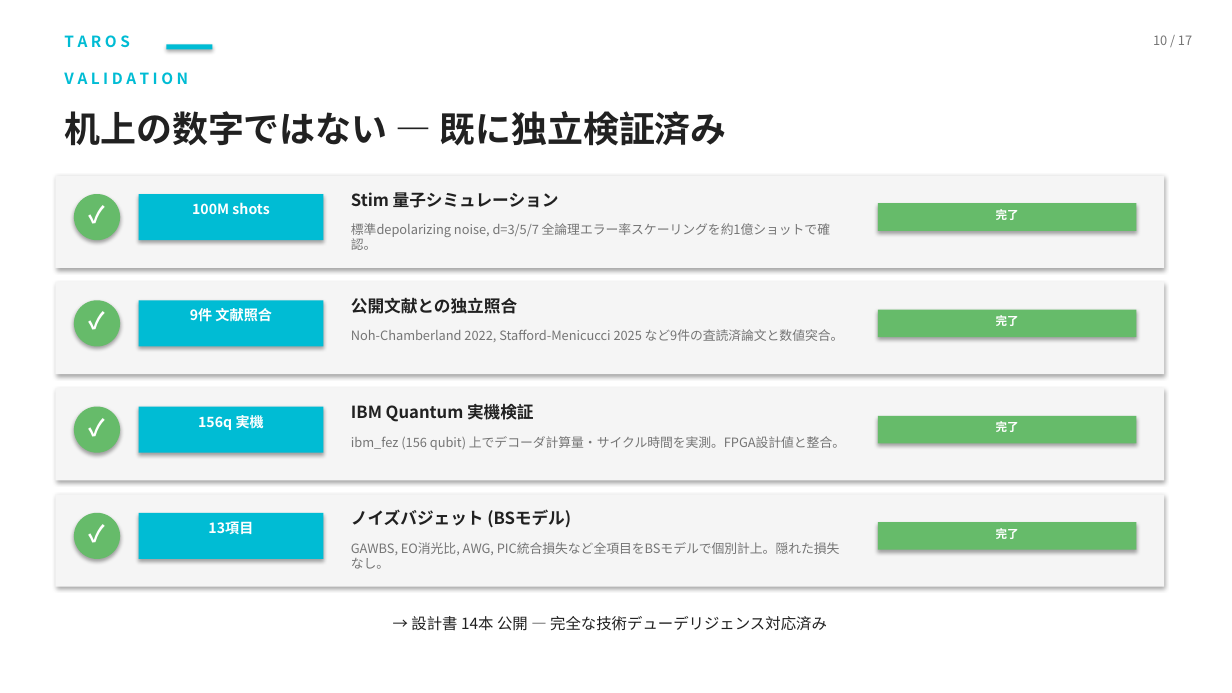
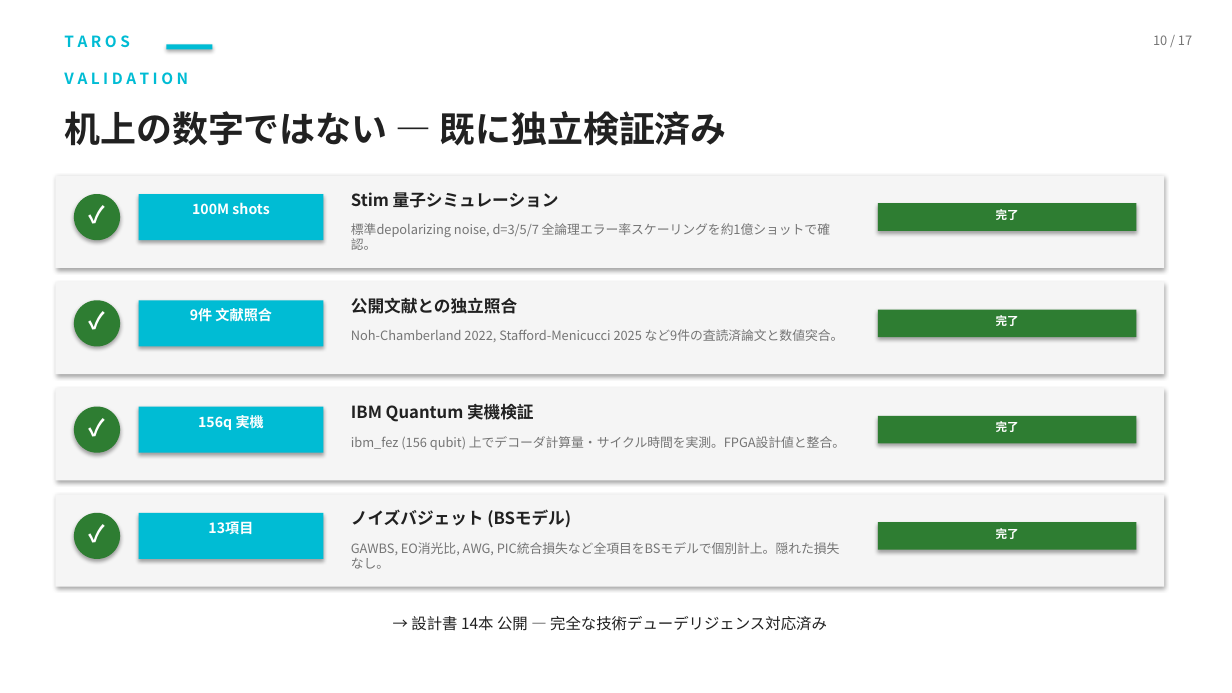
Before and after one commit to TomohiroTani28/Taros, a slide deck: slide 10 of assets/TAROS_Investor_Pitch_Revised.pptx. Drawn at 1232x693 pixels with LibreOffice and Linux fonts; fonts in the diff are those of the drawing. Boxes give left, top, right and bottom in pixels: in the first picture for what was removed or moved away, otherwise in the second. Text is boxed around its words. In the diff, an @@ line names an element or a change of style, - is before the commit and + after.

```diff
--- a/assets/TAROS_Investor_Pitch_Revised.pptx
+++ b/assets/TAROS_Investor_Pitch_Revised.pptx
@@ fill #66BB6A to #2E7D32 in 8 elements at bbox=[74, 194, 120, 240], bbox=[878, 203, 1137, 231], bbox=[74, 300, 120, 347], bbox=[878, 310, 1137, 337], bbox=[74, 407, 120, 453], bbox=[878, 416, 1137, 444], bbox=[74, 513, 120, 559], bbox=[878, 522, 1137, 550] @@
```
Also in this commit, not shown: 8 other slides changed, 2 other files.
